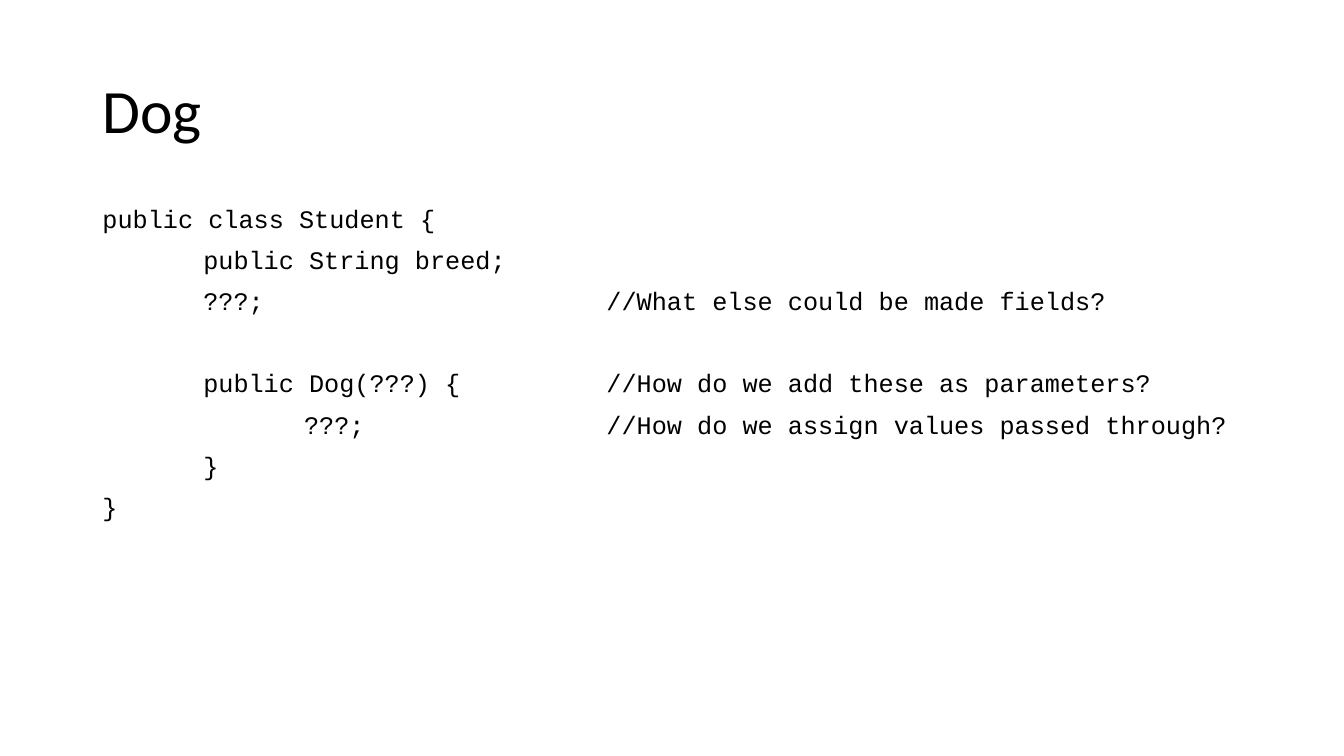
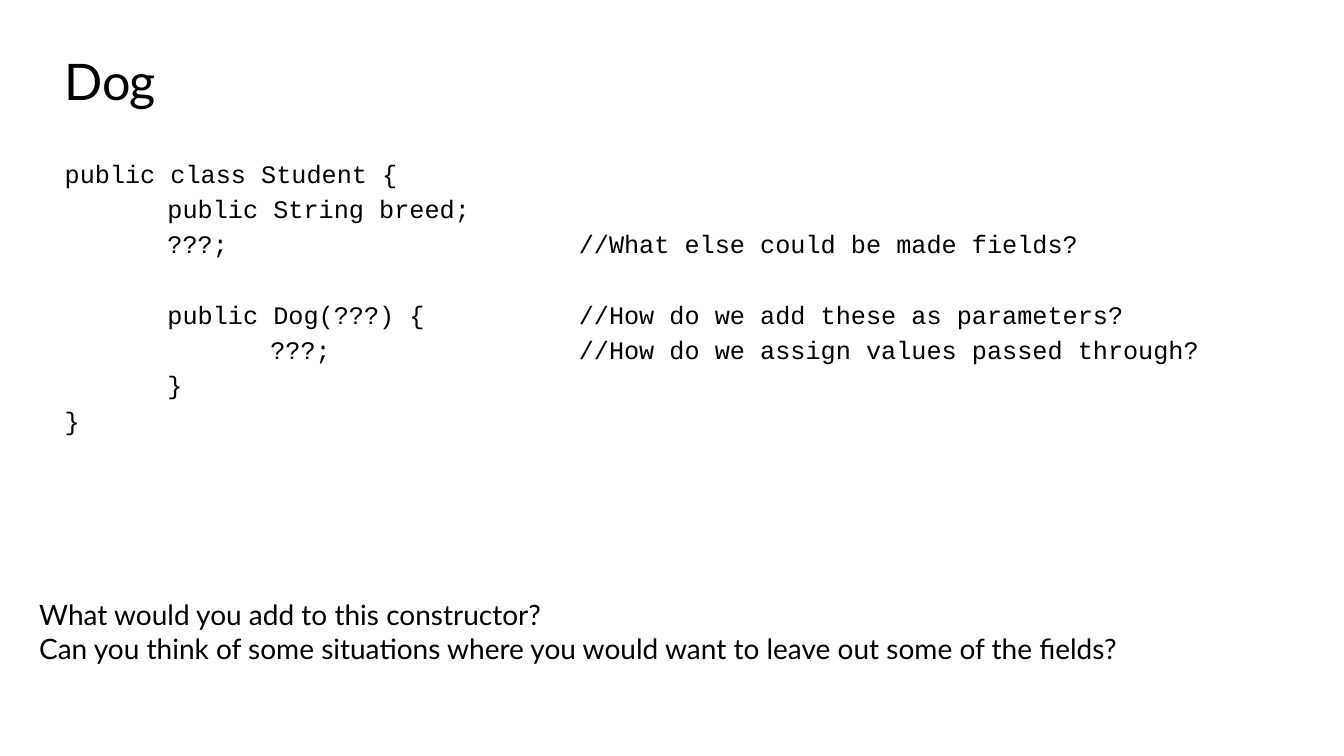
Before and after one commit to TEALSK12/apcsa-public, a slide deck: slide 65 of curriculum/Unit5/Unit5.pptx (slide 54 before the commit). Drawn at 1344x756 pixels with LibreOffice and Linux fonts; fonts in the diff are those of the drawing; background and template pictures are left out. Boxes give left, top, right and bottom in pixels: in the first picture for what was removed or moved away, otherwise in the second. Text is boxed around its words. In the diff, an @@ line names an element or a change of style, - is before the commit and + after.

```diff
--- a/curriculum/Unit5/Unit5.pptx
+++ b/curriculum/Unit5/Unit5.pptx
@@ title "Dog": place and size @@
-title "Dog" at [102, 93, 201, 144]
+title "Dog" at [65, 64, 156, 109]
@@ title "Dog" at [65, 64, 156, 109]: size 44 to 36 pt, font Calibri to Lato, letter spacing 0 to -0.5 pt; line spacing 0.9 to 1; vertical alignment middle to top @@
@@ text "public class Student {": place and size @@
-text "public class Student {" at [102, 209, 1226, 440]
+text "public class Student {" at [65, 164, 1199, 365]
@@ text "public class Student {" at [65, 164, 1199, 365]: line spacing 0.9 to 1; less space between paragraphs @@
@@ text added at [39, 604, 1116, 664], 20 pt, text #000000 @@
+What would you add to this constructor?
+Can you think of some situations where you would want to leave out some of the fields?
```
Also in this commit, not shown: 48 other slides changed, 33 slides added, 1 slide removed, 4 other files.
